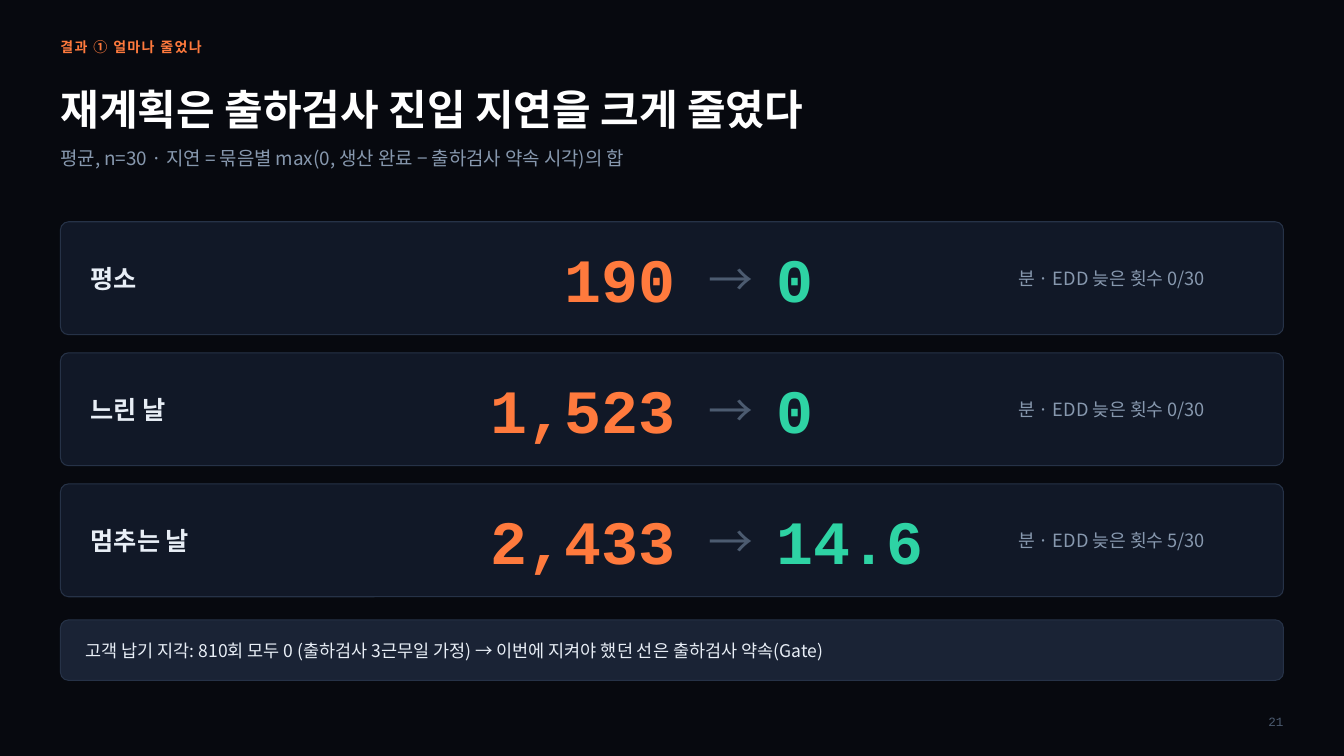
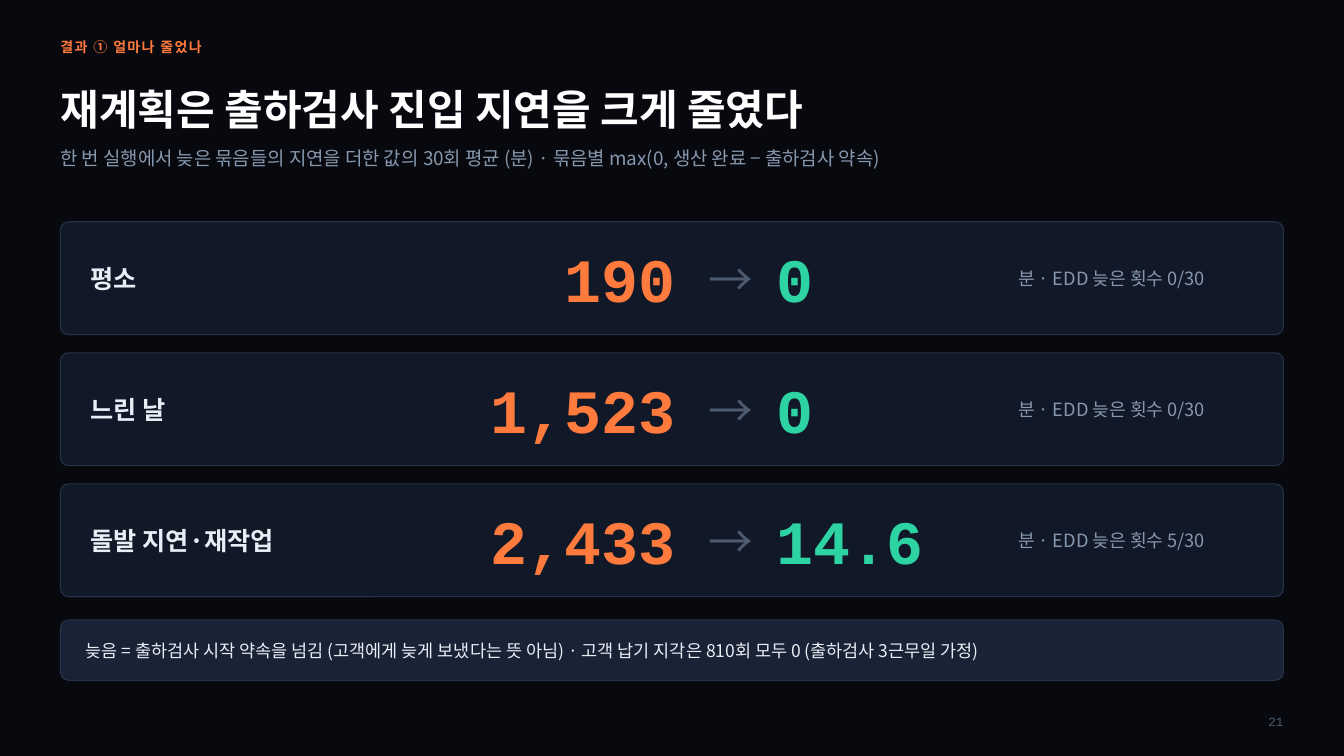
Before and after one commit to ricetablehyun/project4_manufacturing_logic, a slide deck: slide 21 of docs/final/presentation/공프4_기말발표_PPT_백업_점이동없음.pptx. Drawn at 1344x756 pixels with LibreOffice and Linux fonts; fonts in the diff are those of the drawing. Boxes give left, top, right and bottom in pixels: in the first picture for what was removed or moved away, otherwise in the second. Text is boxed around its words. In the diff, an @@ line names an element or a change of style, - is before the commit and + after.

```diff
--- a/docs/final/presentation/공프4_기말발표_PPT_백업_점이동없음.pptx
+++ b/docs/final/presentation/공프4_기말발표_PPT_백업_점이동없음.pptx
@@ text at (60,149,880,169): text changed @@
-평균, n=30 · 지연 = 묶음별 max(0, 생산 완료 − 출하검사 약속 시각)의 합
+한 번 실행에서 늦은 묶음들의 지연을 더한 값의 30회 평균 (분) · 묶음별 max(0, 생산 완료 − 출하검사 약속)
@@ text at (91,529,274,553): text changed @@
-멈추는 날
+돌발 지연·재작업
@@ text at (86,642,979,661): text changed @@
-고객 납기 지각: 810회 모두 0 (출하검사 3근무일 가정) → 이번에 지켜야 했던 선은 출하검사 약속(Gate)
+늦음 = 출하검사 시작 약속을 넘김 (고객에게 늦게 보냈다는 뜻 아님) · 고객 납기 지각은 810회 모두 0 (출하검사 3근무일 가정)
```
Also in this commit, not shown: 21 other slides changed, 10 other files.
